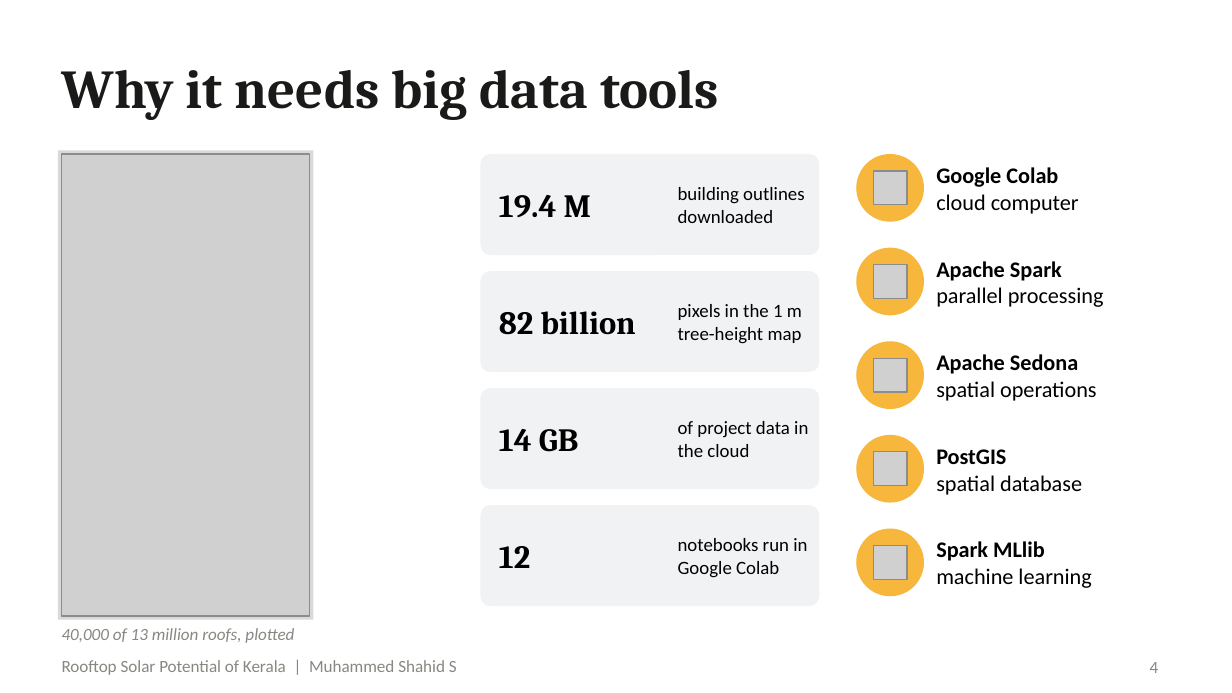
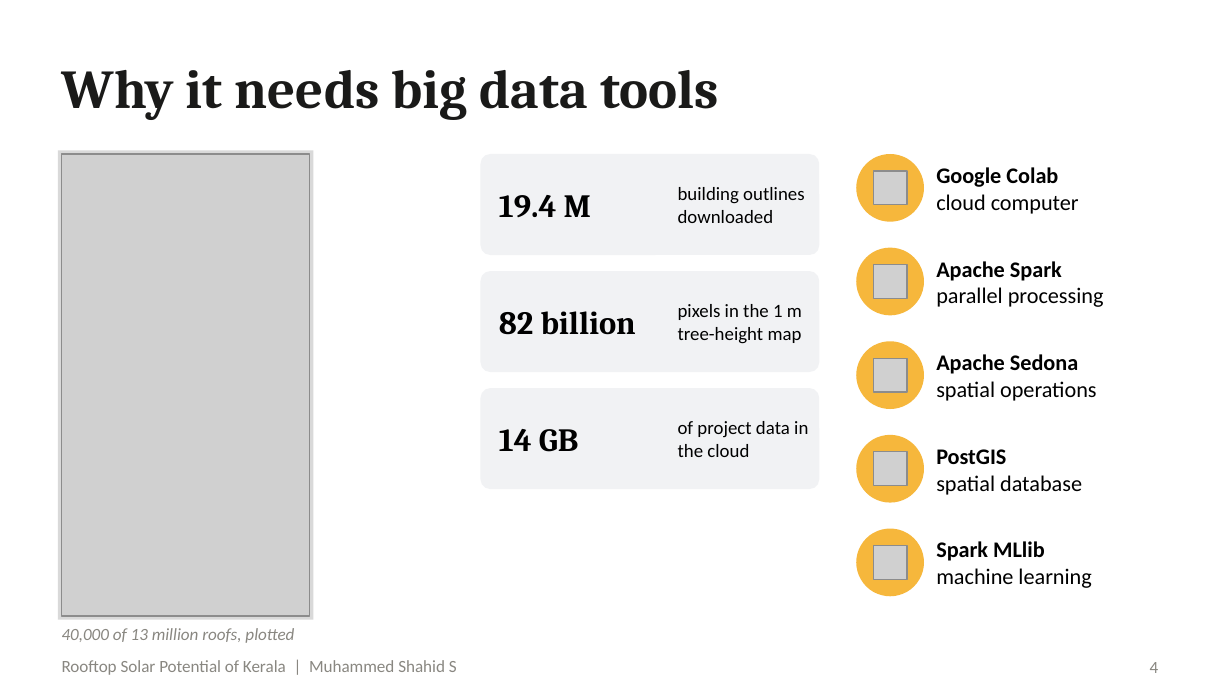
Before and after one commit to muhammedshahidsds25-collab/kerala-rooftop-solar, a slide deck: slide 4 of presentation/Rooftop_Solar_Kerala_Final.pptx. Drawn at 1232x693 pixels with LibreOffice and Linux fonts; fonts in the diff are those of the drawing; grey boxes stand for pictures. Boxes give left, top, right and bottom in pixels: in the first picture for what was removed or moved away, otherwise in the second. Text is boxed around its words. In the diff, an @@ line names an element or a change of style, - is before the commit and + after.

```diff
--- a/presentation/Rooftop_Solar_Kerala_Final.pptx
+++ b/presentation/Rooftop_Solar_Kerala_Final.pptx
@@ rounded rectangle removed at (480,505,819,606) @@
@@ text removed at (678,538,807,578) @@
-notebooks run in Google Colab
@@ text removed at (499,546,530,568) @@
-12
```
Also in this commit, not shown: 9 other slides changed, 2 slides added, 4 slides removed, 23 other files.
